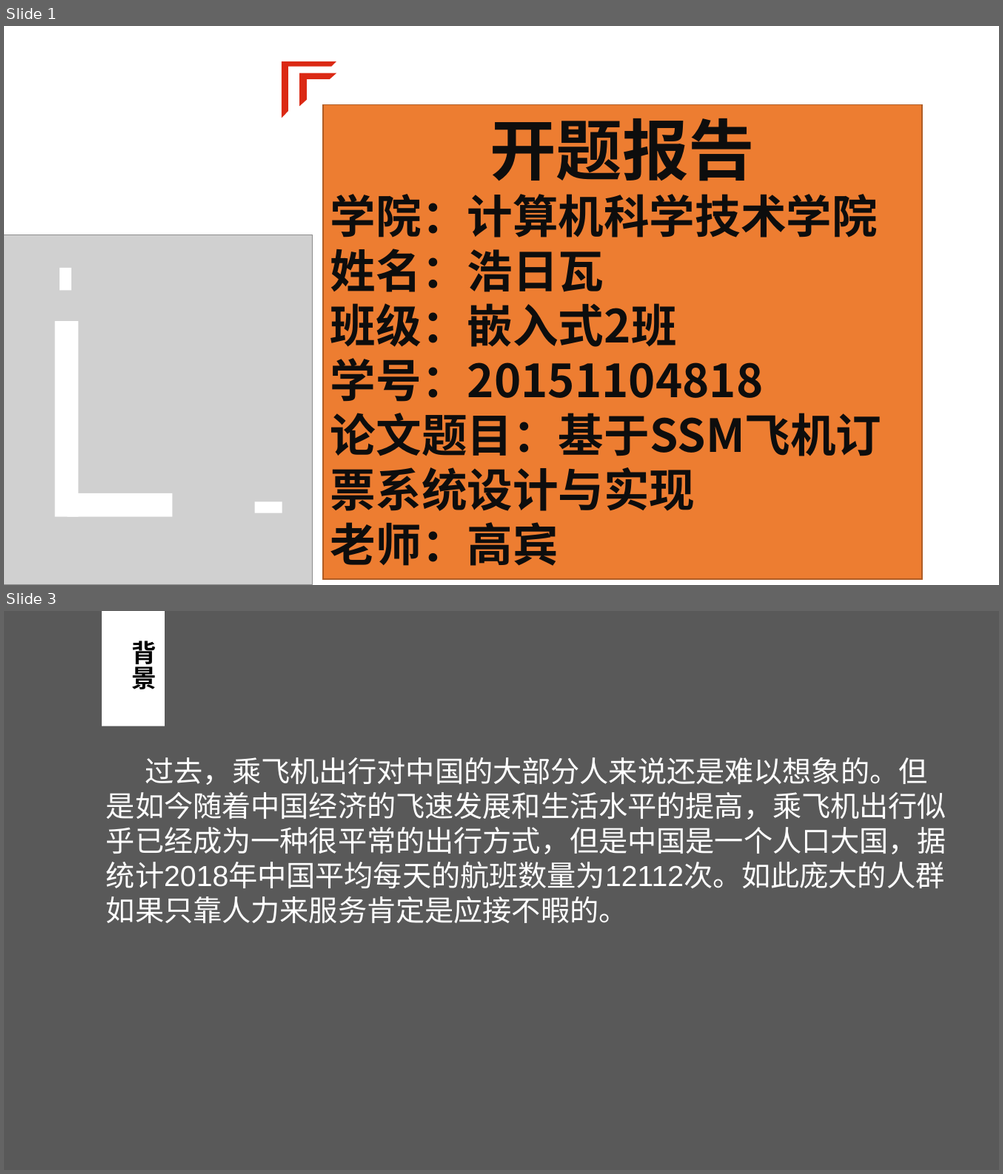
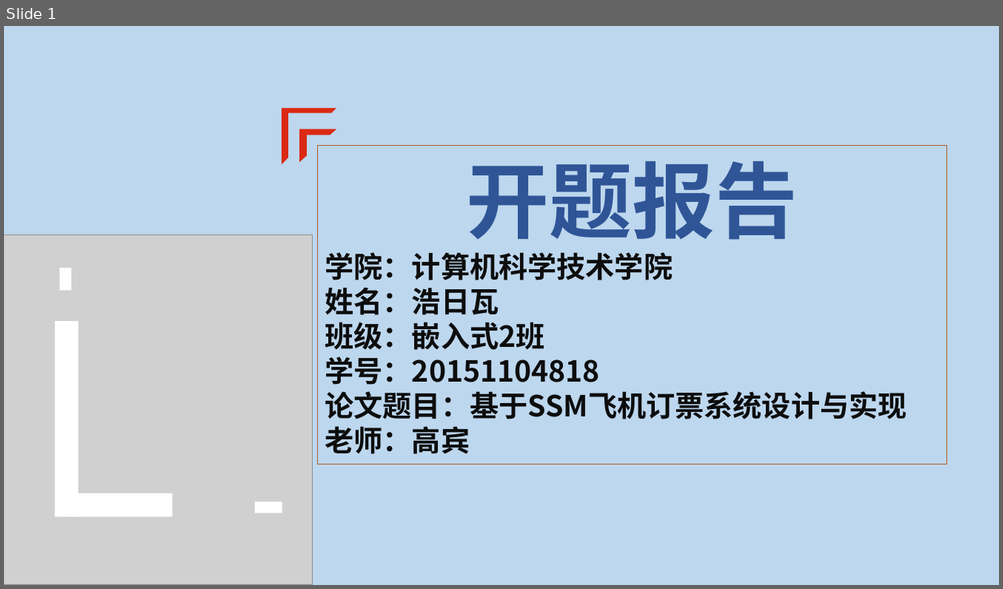
Before and after one commit to Henry0227/Imnujava, a slide deck: 20151104818_haoriwa_airplane/毕设资料/浩日瓦.pptx. Shown one above the other, each under a label of ours: slides 1 and 3 before the commit, slide 1 after it; the slides between them are not shown. The pictures are 1003x1174 and 1003x589 pixels, drawn with LibreOffice and Linux fonts; fonts in the diff are those of the drawing; grey boxes stand for pictures. Boxes give left, top, right and bottom in pixels: in the first picture for what was removed or moved away, otherwise in the second. Text is boxed around its words. In the diff, an @@ line names an element or a change of style, - is before the commit and + after.

```diff
--- a/20151104818_haoriwa_airplane/毕设资料/浩日瓦.pptx
+++ b/20151104818_haoriwa_airplane/毕设资料/浩日瓦.pptx
@@ slide 3 removed at [4,611,999,1170], background #595959 @@
@@ rectangle removed at [102,611,165,726] @@
@@ text removed at [132,641,157,689] @@
-背景
@@ text removed at [106,758,946,923] @@
-过去，乘飞机出行对中国的大部分人来说还是难以想象的。但是如今随着中国经济的飞速发展和生活水平的提高，乘飞机出行似乎已经成为一种很平常的出行方式，但是中国是一个人口大国，据统计2018年中国平均每天的航班数量为12112次。如此庞大的人群如果只靠人力来服务肯定是应接不暇的。
@@ slide 1 changed as well @@
@@ background #FFFFFF to #BDD7EE @@
@@ half frame: place and size @@
-half frame at [282,62,336,116]
+half frame at [282,109,336,164]
@@ half frame: place and size @@
-half frame at [300,74,336,105]
+half frame at [300,130,336,161]
@@ rectangle "开题报告": place and size @@
-rectangle "开题报告" at [324,105,922,580]
+rectangle "开题报告" at [317,145,946,464]
@@ rectangle "开题报告" at [317,145,946,464]: size 64 to 80 pt, font Noto Sans CJK JP to Noto Sans CJK SC, text colour #0D0D0D to #2F5597 in "开题报告"; size 44 to 28 pt; fill #ED7D31 to #BDD7EE @@
```
Also in this commit, not shown: 4 other slides changed, 3 slides added, 11 other files.
